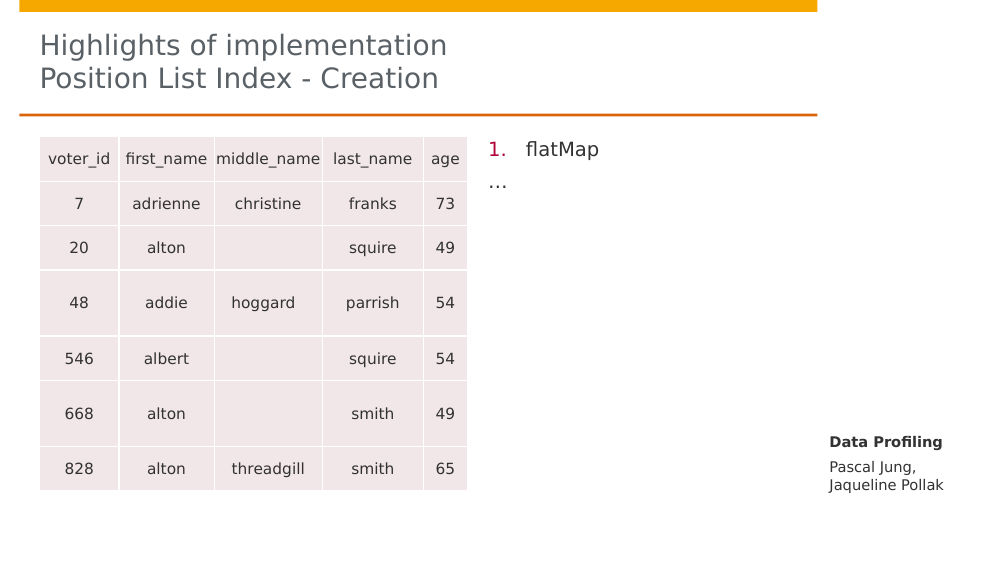
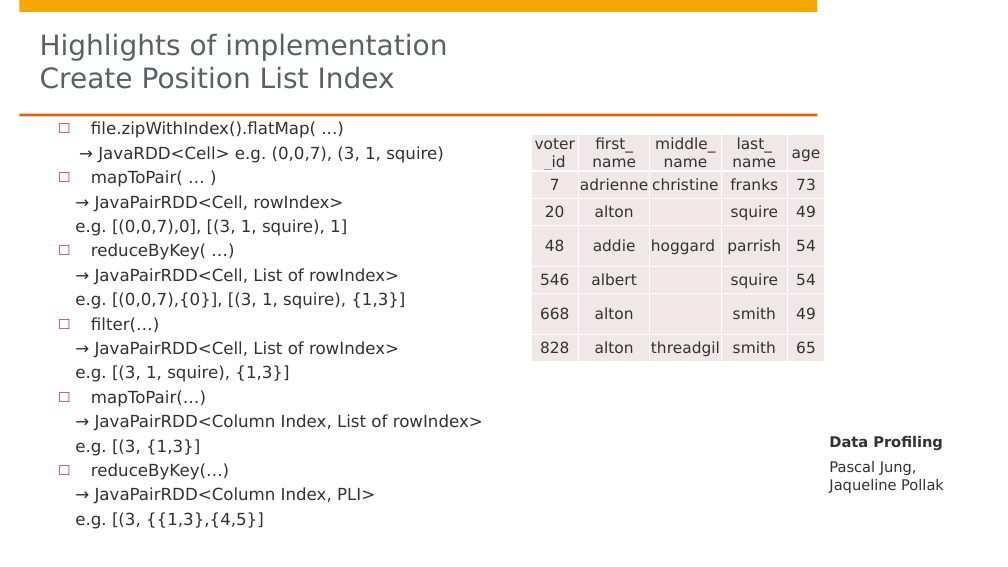
Before and after one commit to DBDA15/data-profiling, a slide deck: slide 18 of presentation.pptx (slide 17 before the commit). Drawn at 1008x567 pixels with LibreOffice and Linux fonts; fonts in the diff are those of the drawing; background and template pictures are left out. Boxes give left, top, right and bottom in pixels: in the first picture for what was removed or moved away, otherwise in the second. Text is boxed around its words. In the diff, an @@ line names an element or a change of style, - is before the commit and + after.

```diff
--- a/presentation.pptx
+++ b/presentation.pptx
@@ title at box(40, 33, 447, 89): text changed @@
-Highlights of implementation
-Position List Index - Creation
+Highlights of implementation
+Create Position List Index
@@ text at box(75, 121, 483, 529): text changed; size 14 to 11.9 pt @@
-    1. flatMap
-    …
+    □ file.zipWithIndex().flatMap( ...)
+      → JavaRDD<Cell> e.g. (0,0,7), (3, 1, squire)
+    □ mapToPair( … )
+    → JavaPairRDD<Cell, rowIndex>
+    e.g. [(0,0,7),0], [(3, 1, squire), 1]
+    □ reduceByKey( …)
+    → JavaPairRDD<Cell, List of rowIndex>
+    e.g. [(0,0,7),{0}], [(3, 1, squire), {1,3}]
+    □ filter(…)
+    → JavaPairRDD<Cell, List of rowIndex>
+    e.g. [(3, 1, squire), {1,3}]
+    □ mapToPair(…)
+    → JavaPairRDD<Column Index, List of rowIndex>
+    e.g. [(3, {1,3}]
+    □ reduceByKey(…)
+    → JavaPairRDD<Column Index, PLI>
+    e.g. [(3, {{1,3},{4,5}]
@@ table at box(531, 134, 826, 363) @@
-row 1, column 2: first_name
+row 1, column 2: first_ / name
-row 1, column 4: last_name
+row 1, column 4: last_ / name
-row 7, column 3: threadgill
+row 7, column 3: threadgil
@@ table: place and size @@
-table at box(39, 137, 467, 492)
+table at box(531, 134, 826, 363)
```
Also in this commit, not shown: 10 other slides changed, 4 slides added, 2 slides removed.
